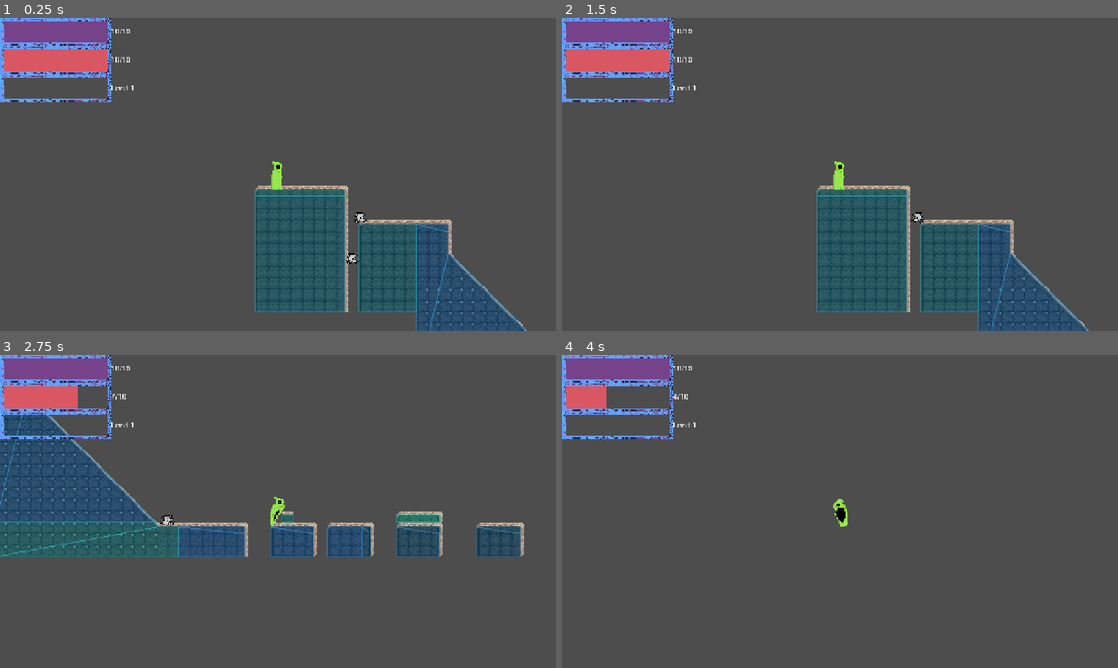
Above: before the commit, frames 1-4 (two rows, left to right).
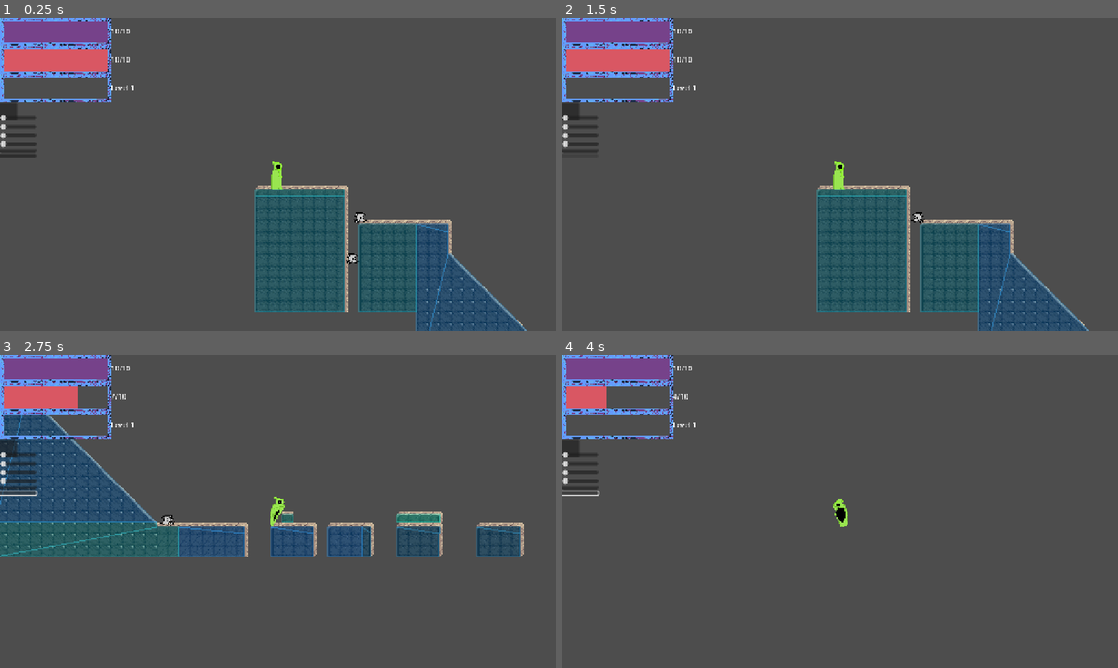
Above: after the commit, the same moments.

Repository: BigGaetan/Doom-rogue-like
Game: Godot game, scene res://scenes/level_test.tscn
Same seed, same stepped clock (60 frames per second), same inputs: the game is played once before the commit and once after it. This scene is started directly instead of the project's main scene.
Inputs (mouse positions are in pixels of both pictures, inside the frame that each line leads up to):
- Up to frame 1 (0.25 s): no input
- Up to frame 2 (1.5 s): click (578, 149) at 0.52 s; click (578, 155) at 1.27 s
- Up to frame 3 (2.75 s): tap Enter (ui_accept) at 2, 2.27 s; hold Right (ui_right) from 2.03 s (still down); tap E (cast_spell) at 2.1 s
- Up to frame 4 (4 s): tap E (cast_spell) at 2.85, 3.6 s; tap Enter (ui_accept) at 3.02 s; release Right (ui_right) at 3.53 s; hold Left (ui_left) from 3.53 s (still down)

The runs differ from the first frame. In frame 1, 0.5% of the frame differs, in the area x 0-7%, y 27-45%; in frame 2, 0.4%; in frame 3, 0.6%, in the area x 0-7%, y 26-46%; in frame 4, 0.5%.

Commit message:
damage animation

Diff:
--- a/scenes/fireball.tscn
+++ b/scenes/fireball.tscn
@@ -40,9 +40,6 @@
 }, {
 "duration": 1.0,
 "texture": SubResource("AtlasTexture_vqoxj")
-}, {
-"duration": 1.0,
-"texture": null
 }],
 "loop": false,
 "name": &"default",
@@ -61,7 +58,7 @@
 position = Vector2(7.450581e-09, 2.2351742e-08)
 scale = Vector2(0.033, 0.033)
 sprite_frames = SubResource("SpriteFrames_cb14k")
-frame = 5
+frame = 4
 frame_progress = 1.0
 
 [node name="CollisionShape2D" type="CollisionShape2D" parent="." unique_id=1081044797]
--- a/scenes/level_test.tscn
+++ b/scenes/level_test.tscn
@@ -5,6 +5,7 @@
 [ext_resource type="PackedScene" uid="uid://dshb3hagidi2h" path="res://scenes/hud.tscn" id="4_7dxvt"]
 [ext_resource type="PackedScene" uid="uid://bbyw18ta36gxc" path="res://scenes/enemy.tscn" id="5_6g5uf"]
 [ext_resource type="Texture2D" uid="uid://d3ke6such8dpw" path="res://sprite/tileset/TheTilesetTemplate Tileset3d_stone.png" id="5_vkcgd"]
+[ext_resource type="PackedScene" uid="uid://d38u3pmd46ixl" path="res://scenes/modify_menu.tscn" id="6_yvmk3"]
 
 [sub_resource type="TileSetAtlasSource" id="TileSetAtlasSource_vkcgd"]
 resource_name = "tile set 1"
@@ -624,3 +625,5 @@
 
 [node name="Enemy5" parent="." unique_id=1870338186 instance=ExtResource("5_6g5uf")]
 position = Vector2(552, 286)
+
+[node name="ModifyMenu" parent="." unique_id=482795423 instance=ExtResource("6_yvmk3")]
--- /dev/null
+++ b/sprite/mage/default/sprite/character/jump/Mage-Sprite-damage.json
@@ -0,0 +1,59 @@
+{ "frames": {
+   "Mage-Sprite-damage 0.aseprite": {
+    "frame": { "x": 0, "y": 0, "w": 36, "h": 64 },
+    "rotated": false,
+    "trimmed": false,
+    "spriteSourceSize": { "x": 0, "y": 0, "w": 36, "h": 64 },
+    "sourceSize": { "w": 36, "h": 64 },
+    "duration": 100
+   },
+   "Mage-Sprite-damage 1.aseprite": {
+    "frame": { "x": 0, "y": 64, "w": 36, "h": 64 },
+    "rotated": false,
+    "trimmed": false,
+    "spriteSourceSize": { "x": 0, "y": 0, "w": 36, "h": 64 },
+    "sourceSize": { "w": 36, "h": 64 },
+    "duration": 100
+   },
+   "Mage-Sprite-damage 2.aseprite": {
+    "frame": { "x": 0, "y": 128, "w": 36, "h": 64 },
+    "rotated": false,
+    "trimmed": false,
+    "spriteSourceSize": { "x": 0, "y": 0, "w": 36, "h": 64 },
+    "sourceSize": { "w": 36, "h": 64 },
+    "duration": 100
+   },
+   "Mage-Sprite-damage 3.aseprite": {
+    "frame": { "x": 0, "y": 192, "w": 36, "h": 64 },
+    "rotated": false,
+    "trimmed": false,
+    "spriteSourceSize": { "x": 0, "y": 0, "w": 36, "h": 64 },
+    "sourceSize": { "w": 36, "h": 64 },
+    "duration": 100
+   },
+   "Mage-Sprite-damage 4.aseprite": {
+    "frame": { "x": 0, "y": 256, "w": 36, "h": 64 },
+    "rotated": false,
+    "trimmed": false,
+    "spriteSourceSize": { "x": 0, "y": 0, "w": 36, "h": 64 },
+    "sourceSize": { "w": 36, "h": 64 },
+    "duration": 100
+   }
+ },
+ "meta": {
+  "app": "https://www.aseprite.org/",
+  "version": "1.3.17.2-x64",
+  "image": "Mage-Sprite-damage.png",
+  "format": "RGBA8888",
+  "size": { "w": 36, "h": 320 },
+  "scale": "1",
+  "frameTags": [
+  ],
+  "layers": [
+   { "name": "Cape", "opacity": 255, "blendMode": "normal" },
+   { "name": "Layer 1", "opacity": 255, "blendMode": "normal" }
+  ],
+  "slices": [
+  ]
+ }
+}
Binary file added: sprite/mage/default/sprite/character/damage/Mage-Sprite-damage.aseprite
Binary file added: sprite/mage/default/sprite/character/damage/Mage-Sprite-damage.png
Binary file added: sprite/mage/default/sprite/character/jump/Mage-Sprite-damage.png
